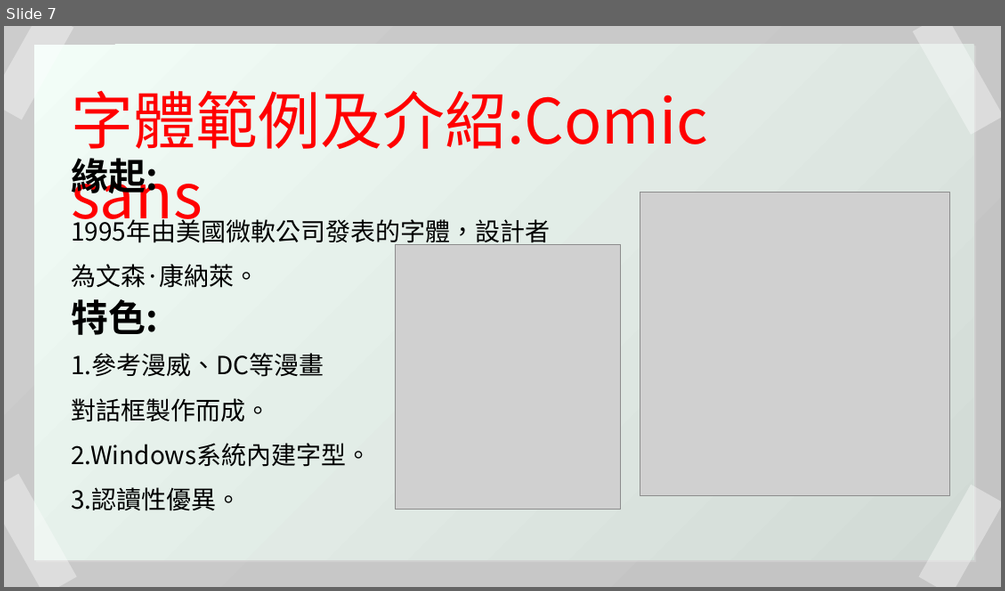
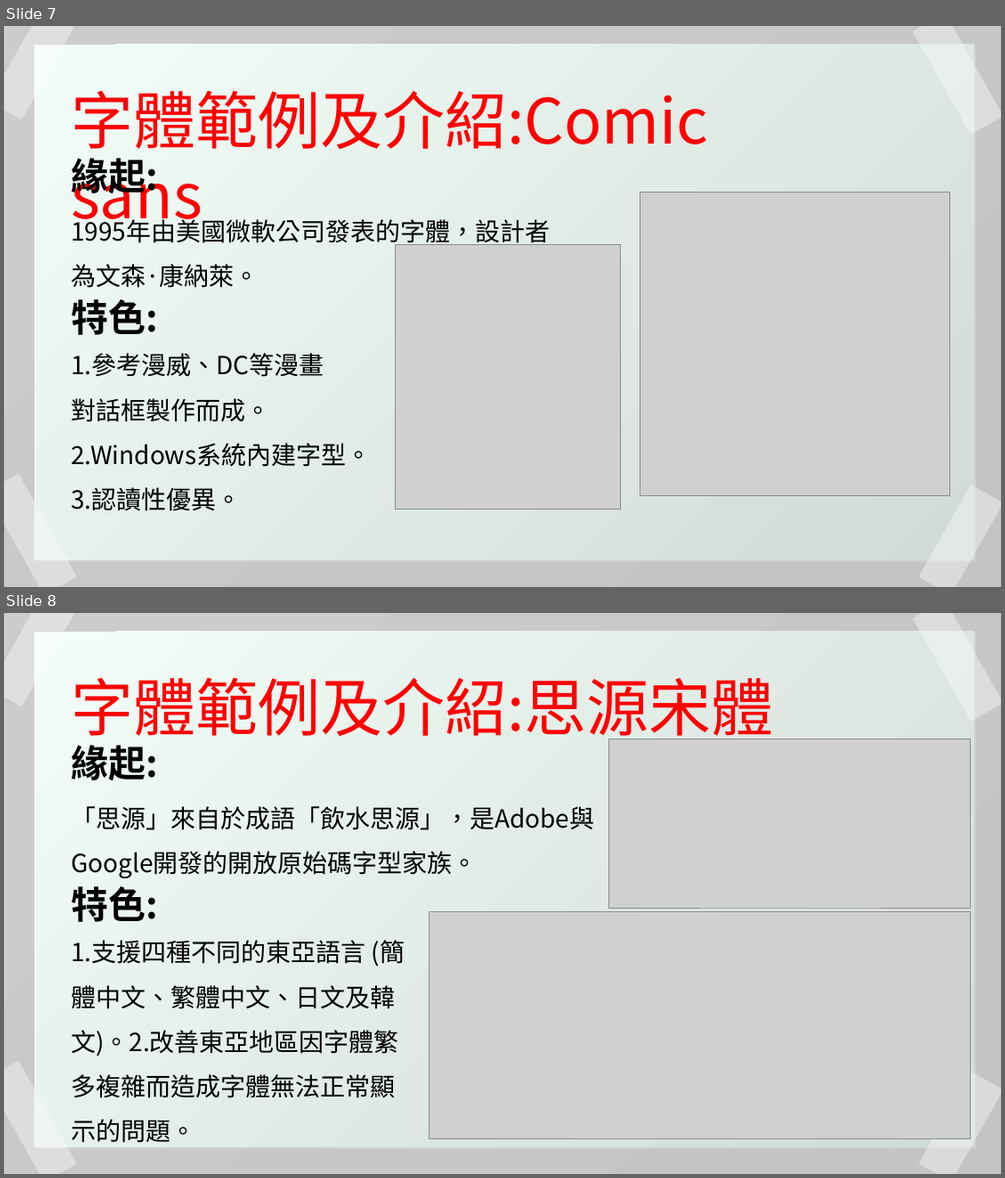
Before and after one commit to duckken1026/computer-font, a slide deck: 109590029_鄭傳脩_藝術概論期中報告.pptx. Shown one above the other, each under a label of ours: slide 7 before the commit, slides 7 and 8 after it. The pictures are 1005x591 and 1005x1178 pixels, drawn with LibreOffice and Linux fonts; fonts in the diff are those of the drawing; grey boxes stand for pictures. Boxes give left, top, right and bottom in pixels: in the first picture for what was removed or moved away, otherwise in the second. Text is boxed around its words. In the diff, an @@ line names an element or a change of style, - is before the commit and + after.

```diff
--- a/109590029_鄭傳脩_藝術概論期中報告.pptx
+++ b/109590029_鄭傳脩_藝術概論期中報告.pptx
@@ slide 8 added at <box>4,613,1001,1174</box>, background #FFFFFF; not listed: 1 template element that a slide beside it also shows @@
@@ rectangle added at <box>4,613,74,706</box>, fill #FFFFFF at 38% opacity @@
@@ rectangle added at <box>34,632,974,1147</box>, fill gradient #F2FDF7 to #D1DAD5 @@
@@ rectangle added at <box>913,613,1001,722</box>, fill #FFFFFF at 38% opacity @@
@@ text added at <box>71,678,773,747</box>, 60 pt, text #FF0000 @@
+字體範例及介紹:思源宋體
@@ text added at <box>71,745,158,780</box>, 36 pt, text #000000, bold @@
+緣起:
@@ picture added at <box>608,738,971,908</box> @@
@@ text added at <box>71,806,594,878</box>, 24 pt, text #000000 @@
+「思源」來自於成語「飲水思源」，是Adobe與Google開發的開放原始碼字型家族。
@@ text added at <box>71,886,158,922</box>, 36 pt, text #000000, bold @@
+特色:
@@ picture added at <box>429,912,971,1139</box> @@
@@ text added at <box>71,940,404,1143</box>, 24 pt, text #000000 @@
+1.支援四種不同的東亞語言 (簡體中文、繁體中文、日文及韓文)。2.改善東亞地區因字體繁多複雜而造成字體無法正常顯示的問題。
@@ rectangle added at <box>4,1060,77,1174</box>, fill #FFFFFF at 38% opacity @@
@@ rectangle added at <box>919,1071,1001,1174</box>, fill #FFFFFF at 38% opacity @@
```
Also in this commit, not shown: 1 slide changed, 2 other slides added.
